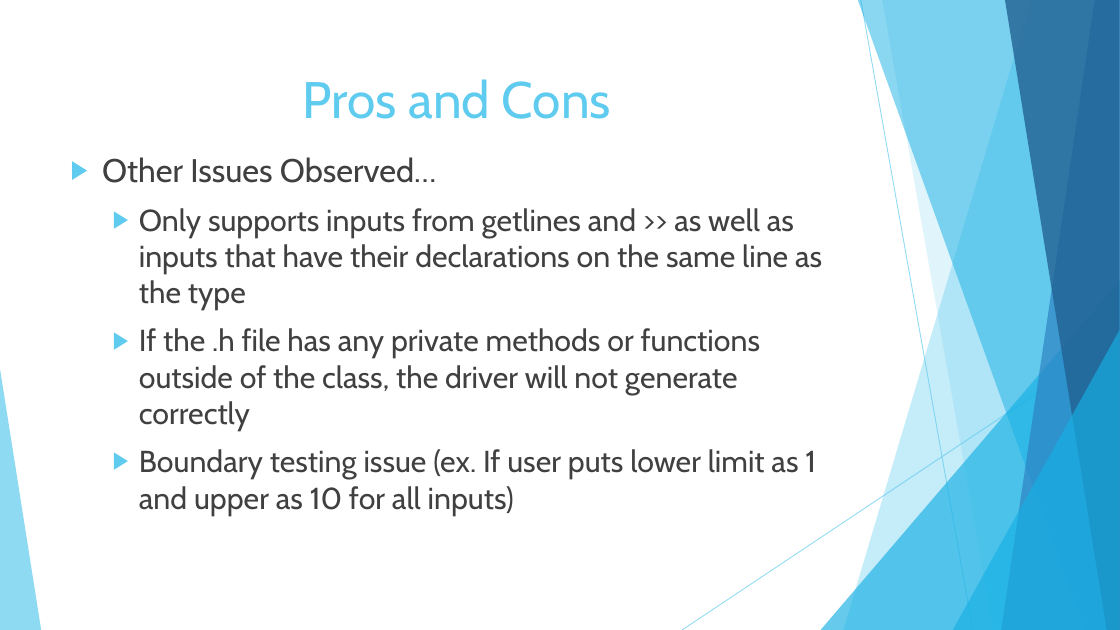
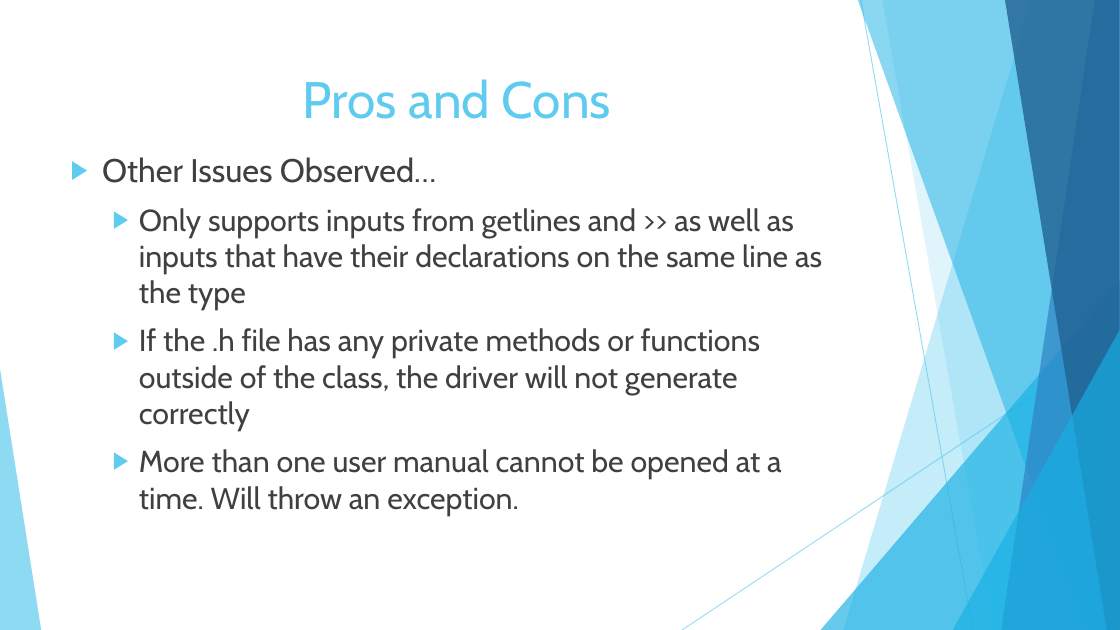
Before and after one commit to cynorfleet/Software-Engineering, a slide deck: slide 13 of Final Presentation.pptx (slide 12 before the commit). Drawn at 1120x630 pixels with LibreOffice and Linux fonts; fonts in the diff are those of the drawing. Boxes give left, top, right and bottom in pixels: in the first picture for what was removed or moved away, otherwise in the second. Text is boxed around its words. In the diff, an @@ line names an element or a change of style, - is before the commit and + after.

Commit message:
modified presentation

```diff
--- a/Final Presentation.pptx
+++ b/Final Presentation.pptx
@@ text at (139, 449, 782, 516): text changed @@
-  ▶ Boundary testing issue (ex. If user puts lower limit as 1 and upper as 10 for all inputs)
+  ▶ More than one user manual cannot be opened at a time. Will throw an exception.
```
Also in this commit, not shown: 1 other slide changed, 1 slide added, 1 other file.
